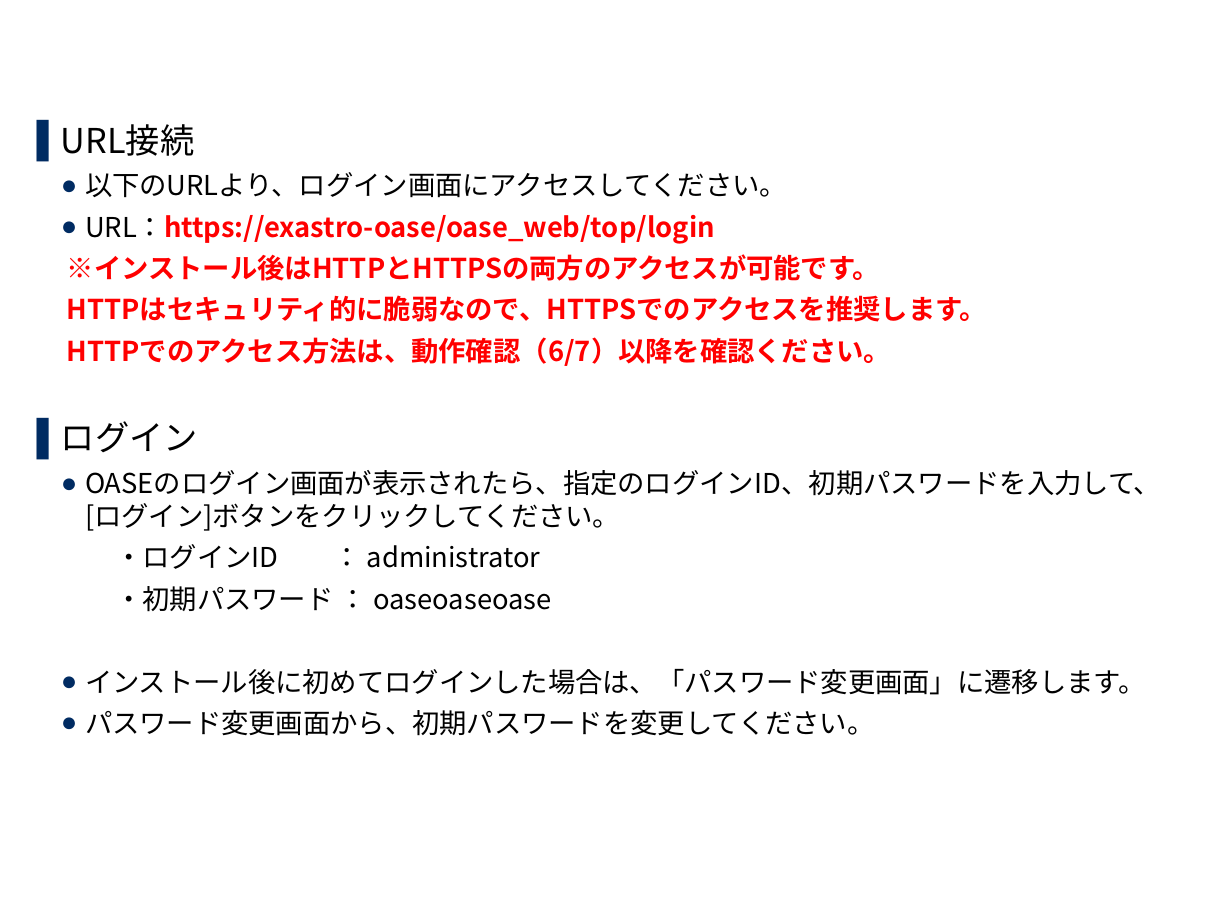
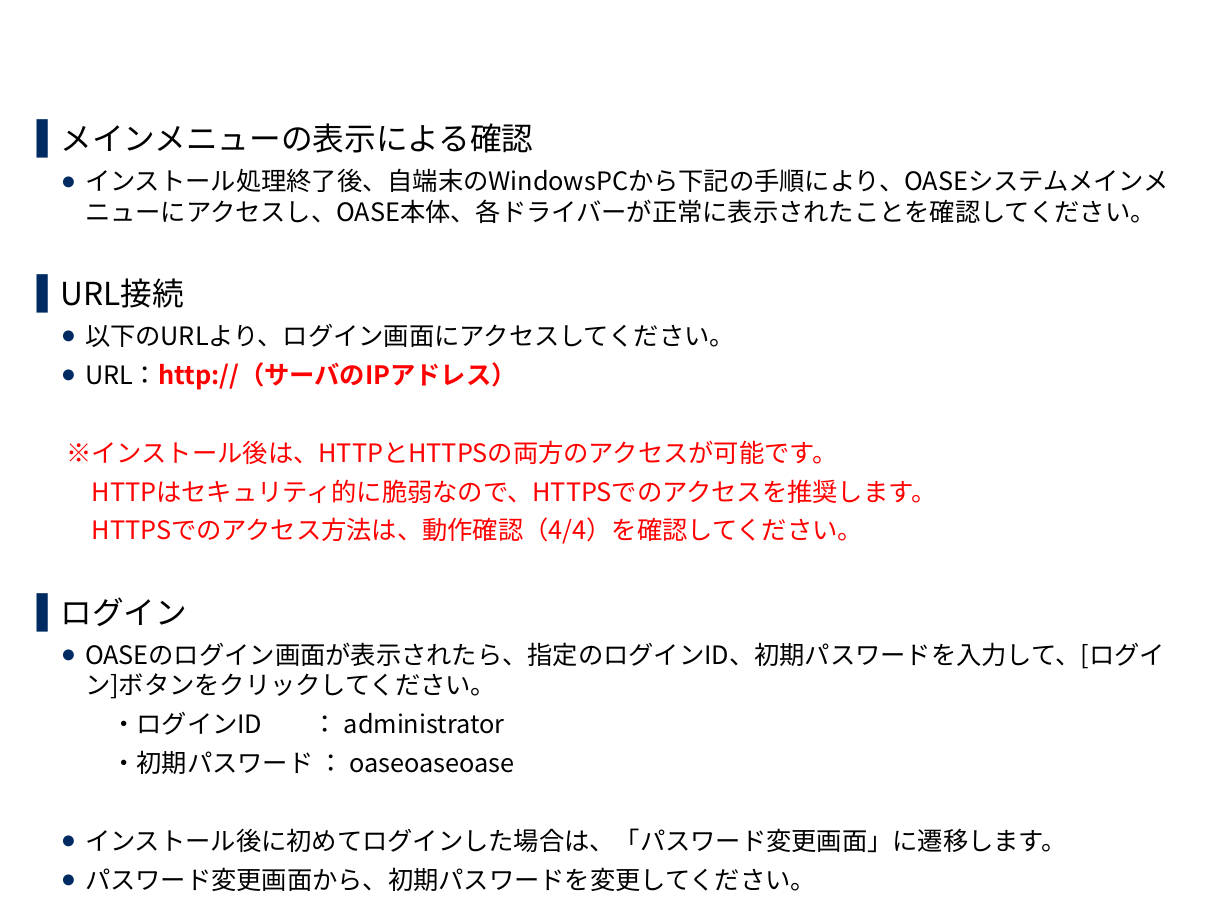
Before and after one commit to exastro-suite/oase-docs, a slide deck: slide 30 of asset/Learn_ja/OASE-offline-install_ja.pptx (slide 32 before the commit). Drawn at 1232x924 pixels with LibreOffice and Linux fonts; fonts in the diff are those of the drawing; background and template pictures are left out. Boxes give left, top, right and bottom in pixels: in the first picture for what was removed or moved away, otherwise in the second. Text is boxed around its words. In the diff, an @@ line names an element or a change of style, - is before the commit and + after.

Commit message:
操作端末への証明書インポート手順を削除(オフラインインストーラー)

```diff
--- a/asset/Learn_ja/OASE-offline-install_ja.pptx
+++ b/asset/Learn_ja/OASE-offline-install_ja.pptx
@@ text at box(61, 123, 1169, 223): paragraphs added @@
+▌ メインメニューの表示による確認
+  ● インストール処理終了後、自端末のWindowsPCから下記の手順により、OASEシステムメインメニューにアクセスし、OASE本体、各ドライバーが正常に表示されたことを確認してください。
@@ text at box(61, 278, 1165, 891): size 20 to 18.5 pt in "URL接続", "ログイン"; size 16 to 14.8 pt in "以下のURLより、ログイン画面にアクセスしてください。", "HTTPはセキュリティ的に脆弱なので、HTTPSでのアクセスを推奨します。", "OASEのログイン画面が表示されたら、指定のログインID、初期パスワードを入力して、[ログイン]ボタンをクリックしてくだ ...", "・ログインID ： administrator" and 3 more places; bold off in "HTTPはセキュリティ的に脆弱なので、HTTPSでのアクセスを推奨します。" @@
@@ text at box(66, 362, 837, 464): text changed; size 16 to 14.8 pt; bold off @@
-  ● URL：https://exastro-oase/oase_web/top/login
-  ※インストール後はHTTPとHTTPSの両方のアクセスが可能です。
+  ● URL：http://（サーバのIPアドレス）
+  ※インストール後は、HTTPとHTTPSの両方のアクセスが可能です。
@@ text at box(92, 517, 863, 544): text changed; size 16 to 14.8 pt; bold off @@
-  HTTPでのアクセス方法は、動作確認（6/7）以降を確認ください。
+  HTTPSでのアクセス方法は、動作確認（4/4）を確認してください。
```
Also in this commit, not shown: 4 other slides changed, 3 slides removed, 1 other file.
